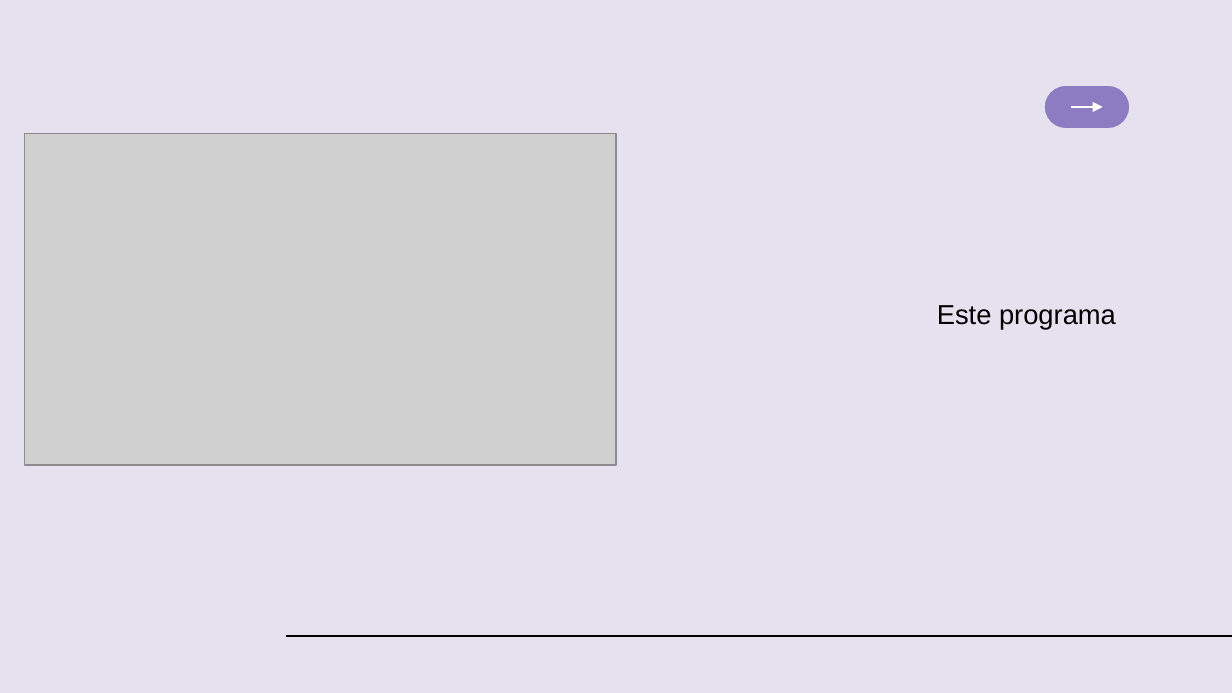
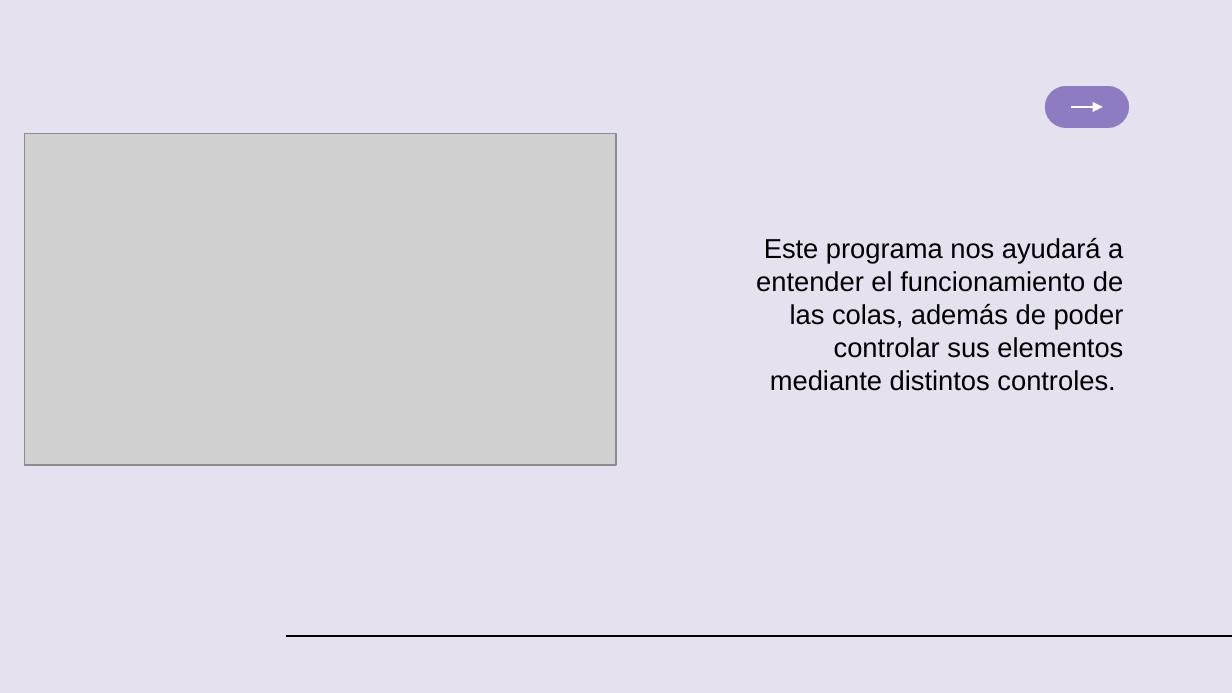
Before and after one commit to dayanaArmasB/Trabajo-final, a slide deck: slide 38 of Presentacion final.pptx. Drawn at 1232x693 pixels with LibreOffice and Linux fonts; fonts in the diff are those of the drawing; grey boxes stand for pictures. Boxes give left, top, right and bottom in pixels: in the first picture for what was removed or moved away, otherwise in the second. Text is boxed around its words. In the diff, an @@ line names an element or a change of style, - is before the commit and + after.

```diff
--- a/Presentacion final.pptx
+++ b/Presentacion final.pptx
@@ subtitle at <box>756,238,1124,391</box>: text changed @@
-Este programa
+Este programa nos ayudará a entender el funcionamiento de las colas, además de poder controlar sus elementos mediante distintos controles.
```
Also in this commit, not shown: 3 other slides changed, 3 slides added, 1 slide removed, 2 other files.
